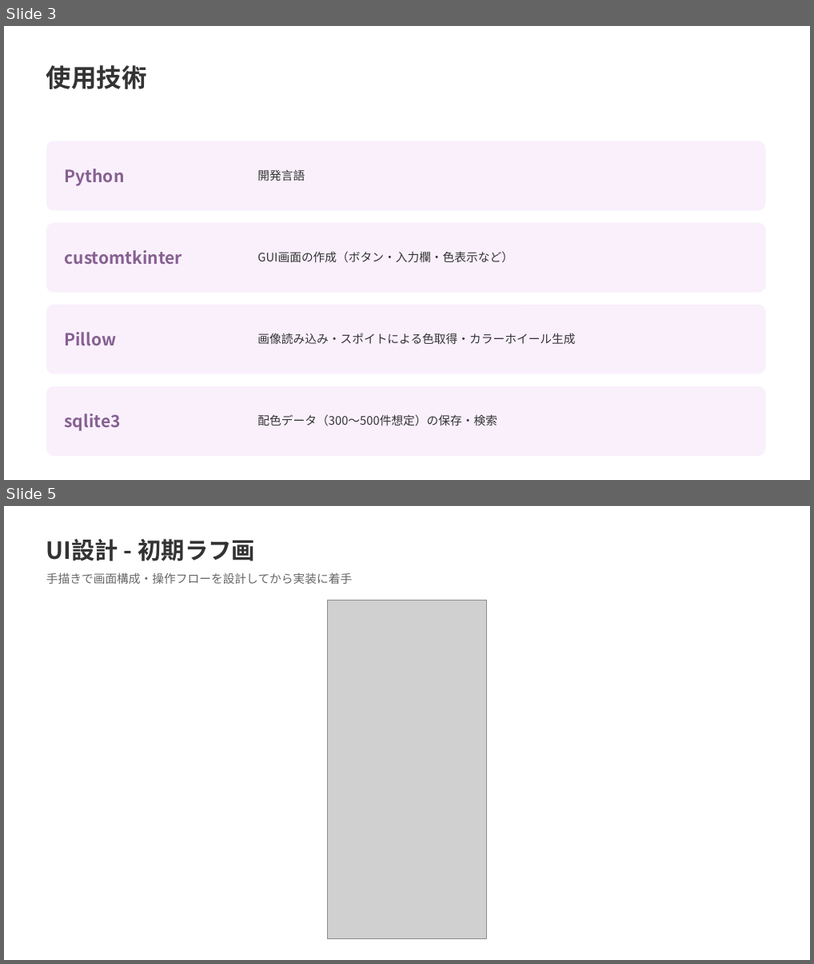
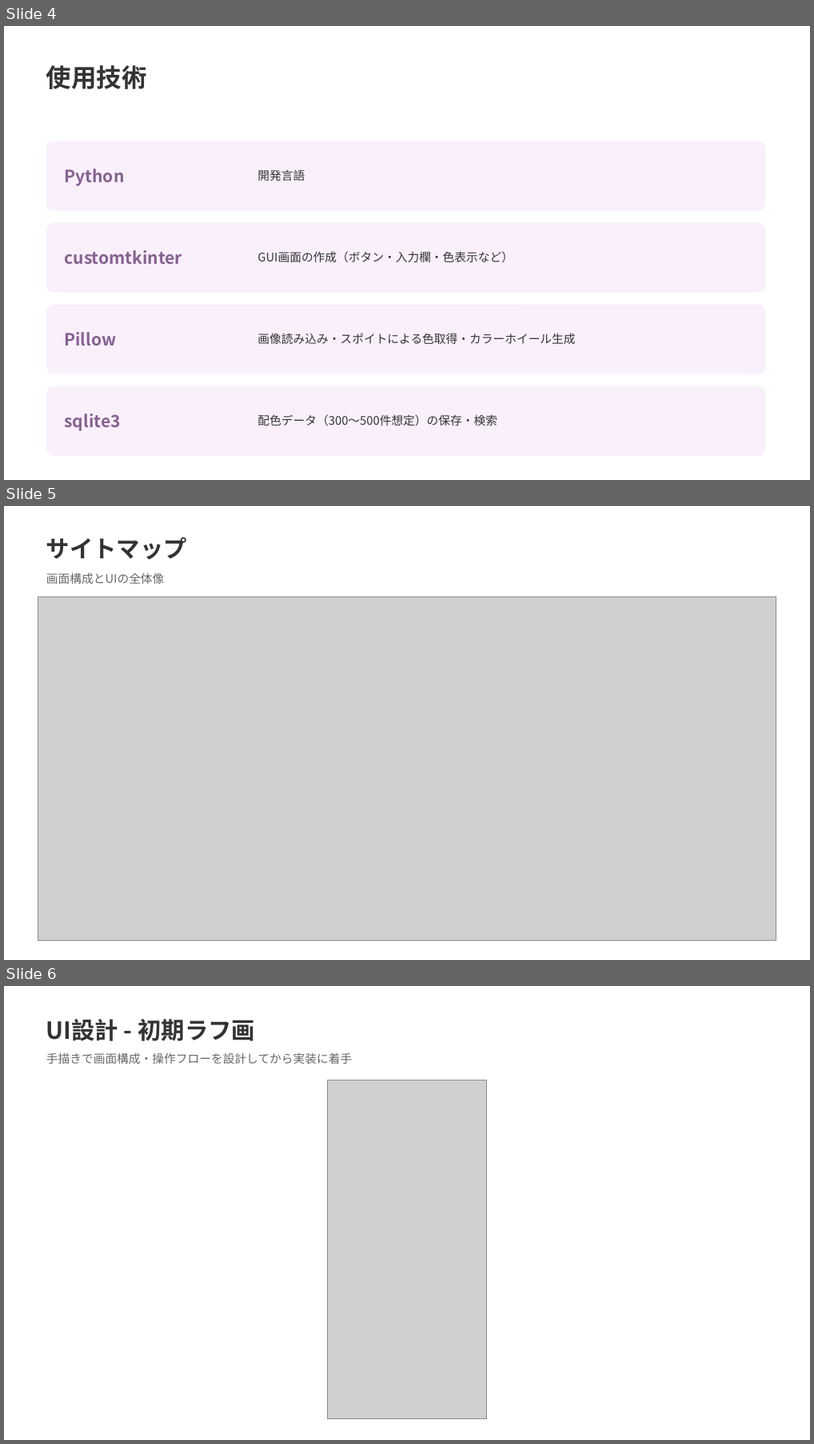
Before and after one commit to smeesun/color-palette-maker, a slide deck: COLpama_中間発表.pptx. Shown one above the other, each under a label of ours: slides 3 and 5 before the commit, slides 4, 5 and 6 after it; the slides between them are not shown. The pictures are 814x964 and 814x1444 pixels, drawn with LibreOffice and Linux fonts; fonts in the diff are those of the drawing; grey boxes stand for pictures. Boxes give left, top, right and bottom in pixels: in the first picture for what was removed or moved away, otherwise in the second. Text is boxed around its words. In the diff, an @@ line names an element or a change of style, - is before the commit and + after.

```diff
--- a/COLpama_中間発表.pptx
+++ b/COLpama_中間発表.pptx
@@ slide 5 added at [4,506,810,960], background #FFFFFF @@
@@ text added at [46,537,187,560], 28 pt, text #333333, bold @@
+サイトマップ
@@ text added at [46,572,165,584], 14 pt, text #666666 @@
+画面構成とUIの全体像
@@ picture added at [38,596,776,940] @@
@@ what was slide 3 is now slide 4 @@
@@ what was slide 5 is now slide 6 @@
```
Also in this commit, not shown: 1 other slide added, 1 slide removed, 9 other files.
